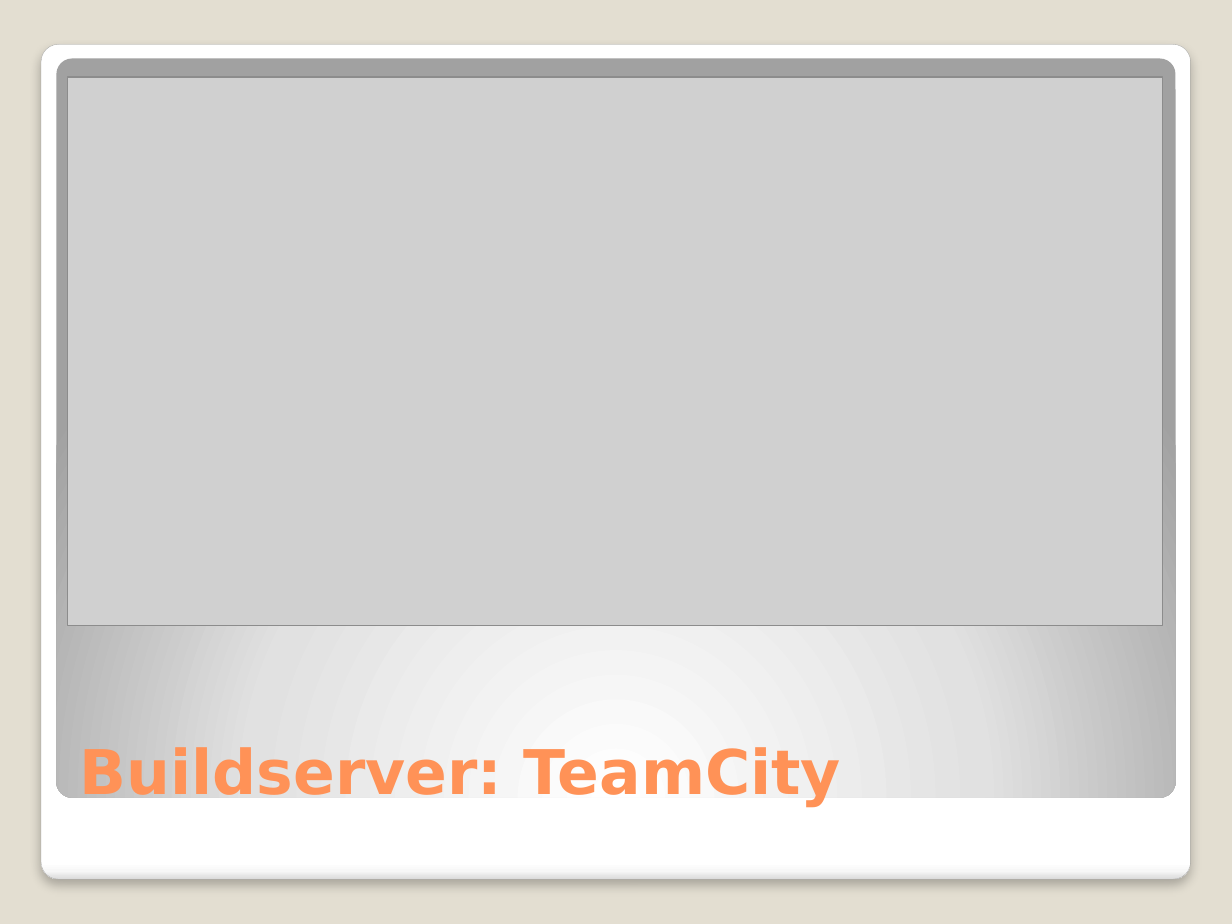
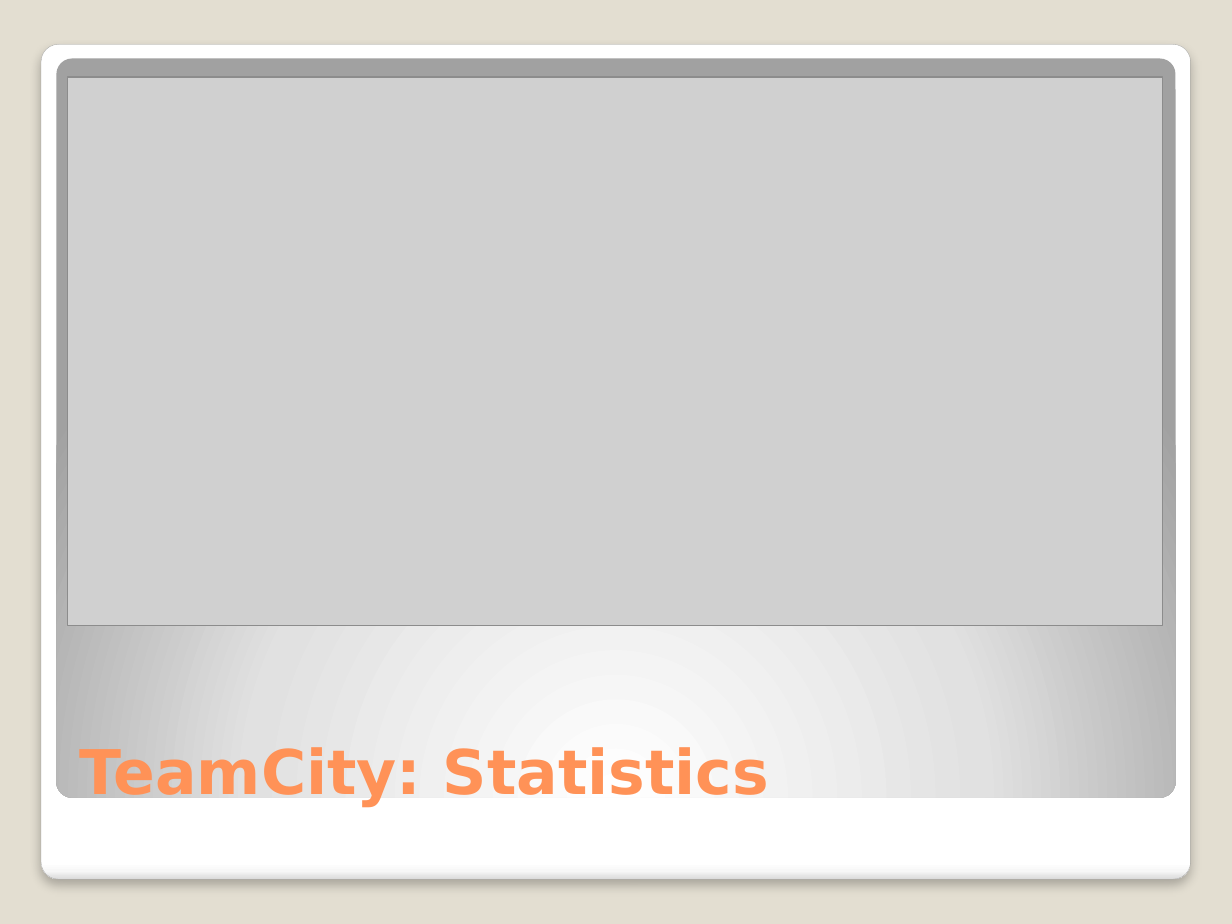
Before and after one commit to michelgrootjans/dkvlessonslearned, a slide deck: slide 37 of slides/Technical Session/Lessons learned.pptx. Drawn at 1232x924 pixels with LibreOffice and Linux fonts; fonts in the diff are those of the drawing; grey boxes stand for pictures. Boxes give left, top, right and bottom in pixels: in the first picture for what was removed or moved away, otherwise in the second. Text is boxed around its words. In the diff, an @@ line names an element or a change of style, - is before the commit and + after.

```diff
--- a/slides/Technical Session/Lessons learned.pptx
+++ b/slides/Technical Session/Lessons learned.pptx
@@ title at bbox=[80, 745, 769, 807]: text changed @@
-Buildserver: TeamCity
+TeamCity: Statistics
```
Also in this commit, not shown: 6 other slides changed.
